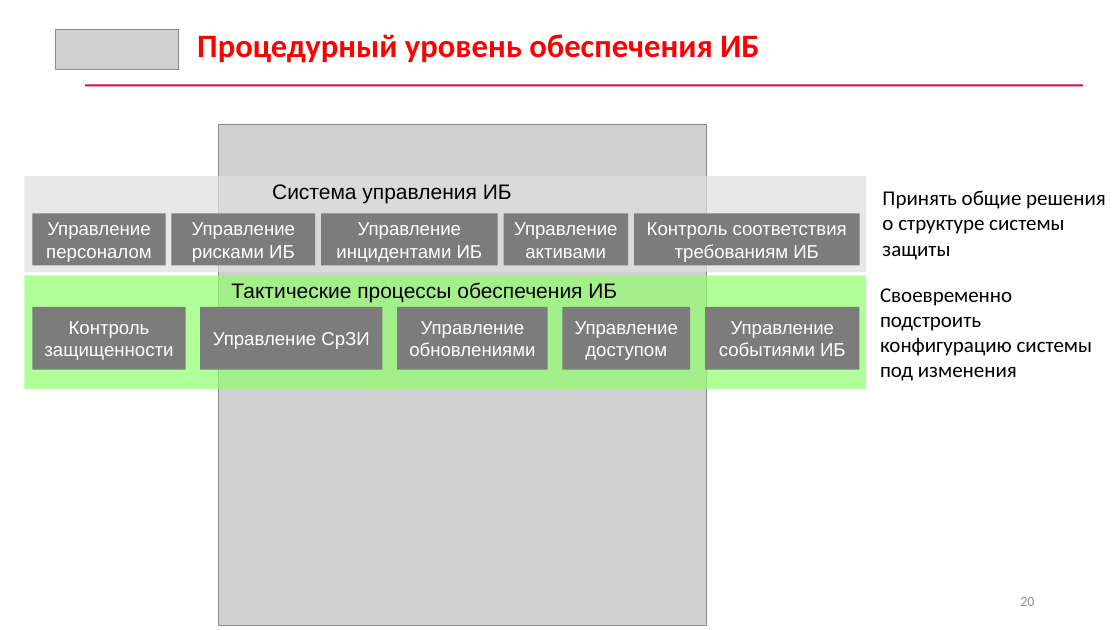
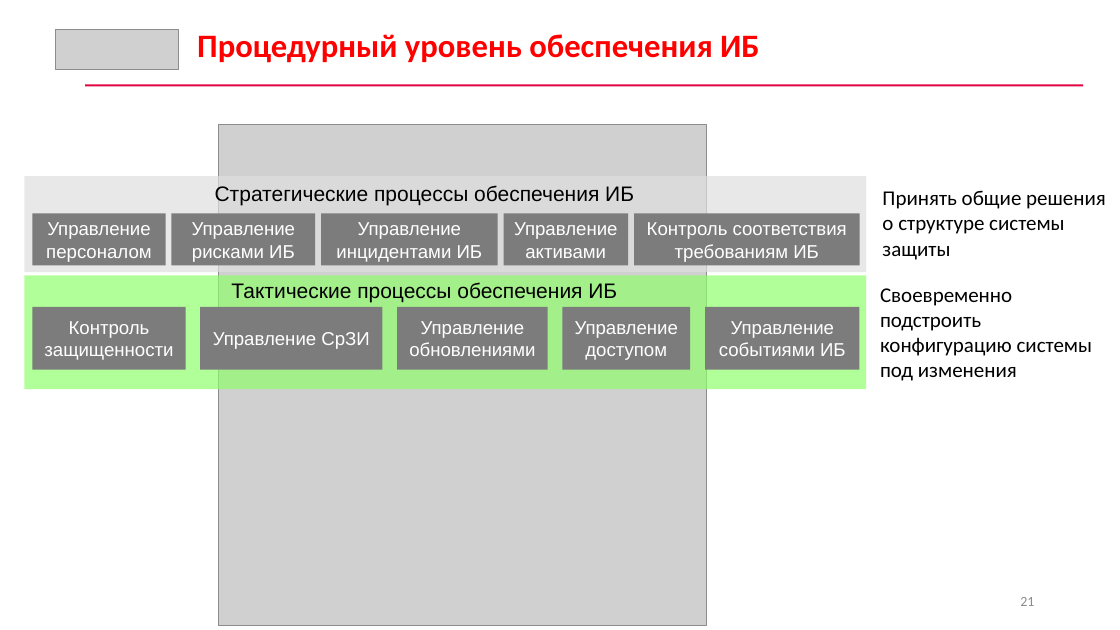
Before and after one commit to CyberLympha/AI-for-IS-Course, a slide deck: slide 21 of Лекции/Введение. Основы ИБ.pptx (slide 20 before the commit). Drawn at 1120x630 pixels with LibreOffice and Linux fonts; fonts in the diff are those of the drawing; grey boxes stand for pictures. Boxes give left, top, right and bottom in pixels: in the first picture for what was removed or moved away, otherwise in the second. Text is boxed around its words. In the diff, an @@ line names an element or a change of style, - is before the commit and + after.

```diff
--- a/Лекции/Введение. Основы ИБ.pptx
+++ b/Лекции/Введение. Основы ИБ.pptx
@@ text at [215,185,634,205]: text changed @@
-Система управления ИБ
+Стратегические процессы обеспечения ИБ
@@ page number at [1020,597,1034,606]: text changed @@
-20
+21
```
Also in this commit, not shown: 10 other slides changed, 1 slide added, 3 other files.
